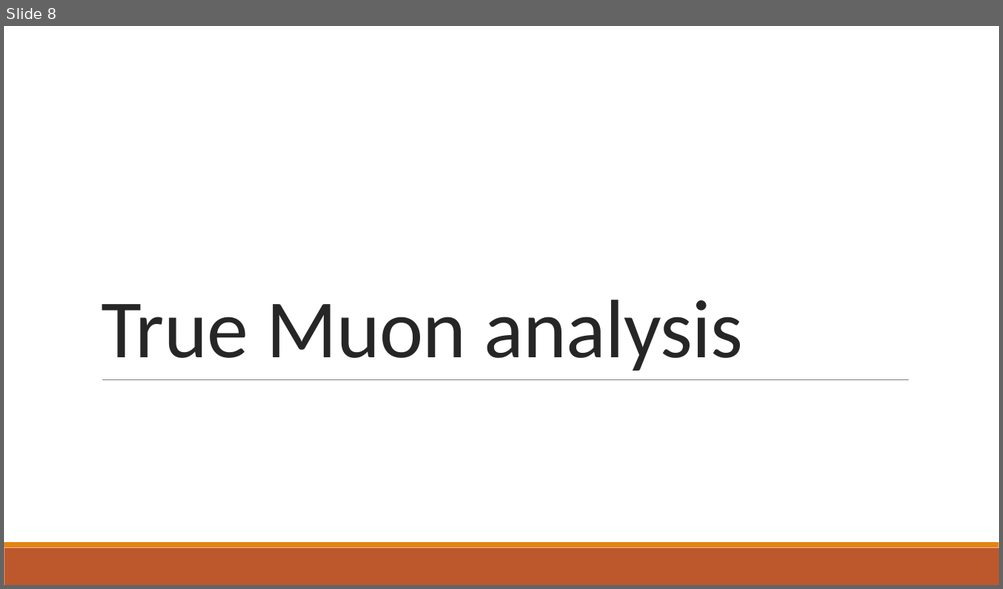
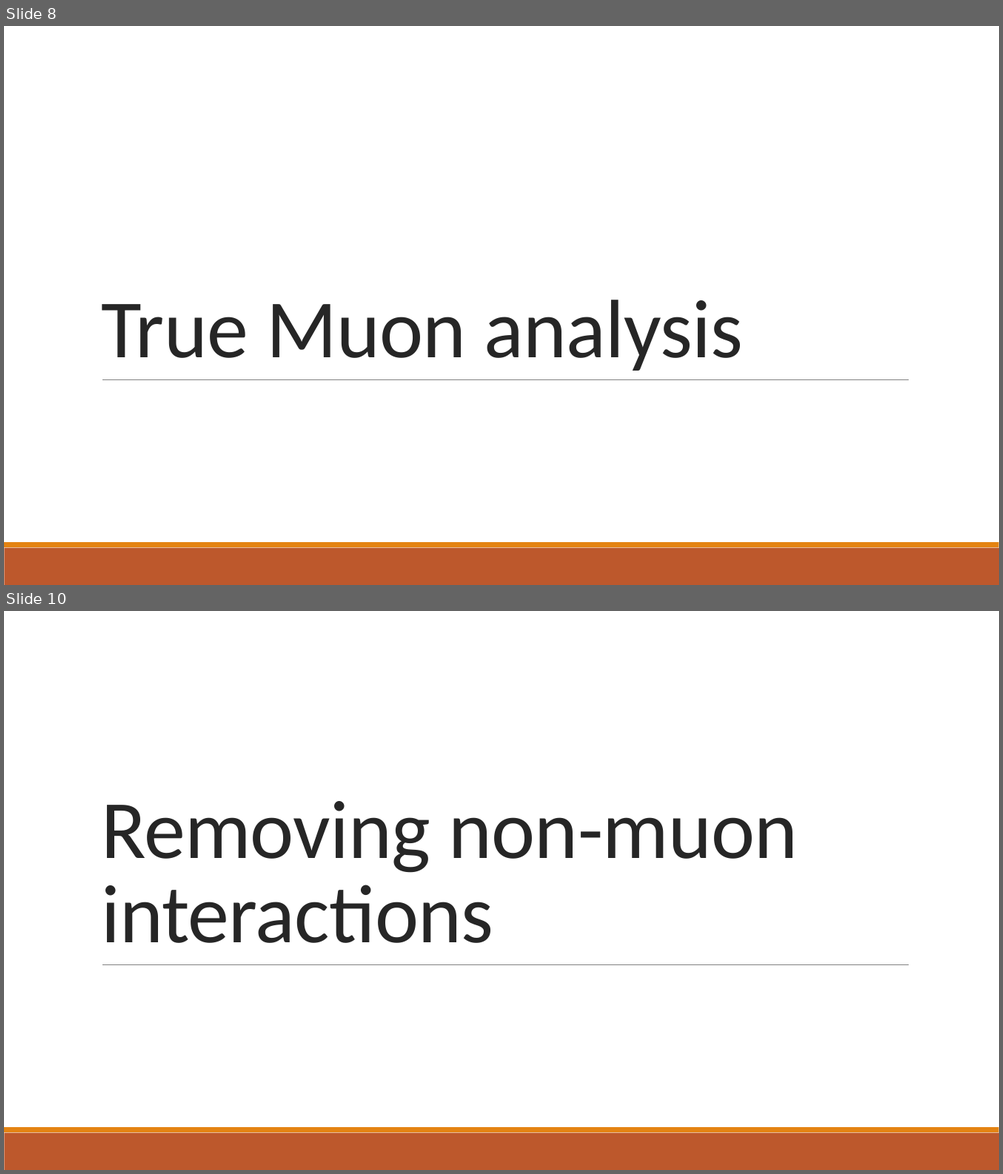
Before and after one commit to jordongalaxy-max/FYP_PYTHON_REAL, a slide deck: Update_Slides/FYP_Weekly_Update_Slides_Muon_Analysis.pptx. Shown one above the other, each under a label of ours: slide 8 before the commit, slides 8 and 10 after it; the slides between them are not shown. The pictures are 1003x589 and 1003x1174 pixels, drawn with LibreOffice and Linux fonts; fonts in the diff are those of the drawing. Boxes give left, top, right and bottom in pixels: in the first picture for what was removed or moved away, otherwise in the second. Text is boxed around its words. In the diff, an @@ line names an element or a change of style, - is before the commit and + after.

```diff
--- a/Update_Slides/FYP_Weekly_Update_Slides_Muon_Analysis.pptx
+++ b/Update_Slides/FYP_Weekly_Update_Slides_Muon_Analysis.pptx
@@ slide 10 added at (4, 611, 999, 1170), background #FFFFFF; not listed: 3 template elements that a slide beside it also shows @@
@@ title added at (101, 801, 798, 943), 80 pt, text #262626 @@
+Removing non-muon interactions
```
Also in this commit, not shown: 2 slides changed, 6 other slides added, 6 slides removed, 4 other files.
